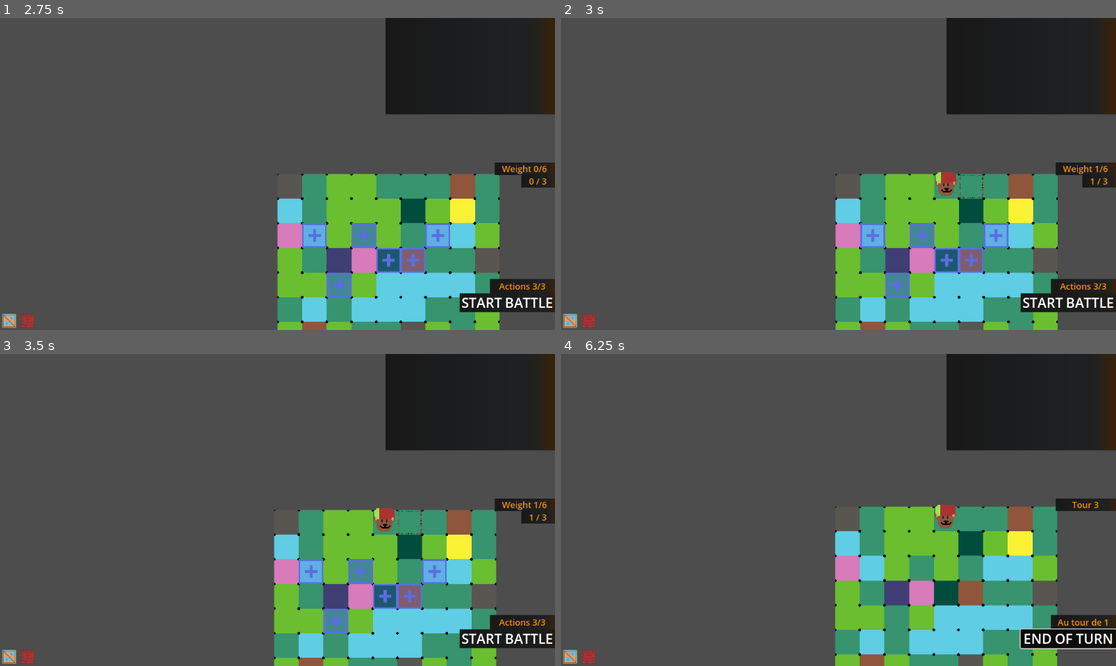
Above: before the commit, frames 1-4 (two rows, left to right).
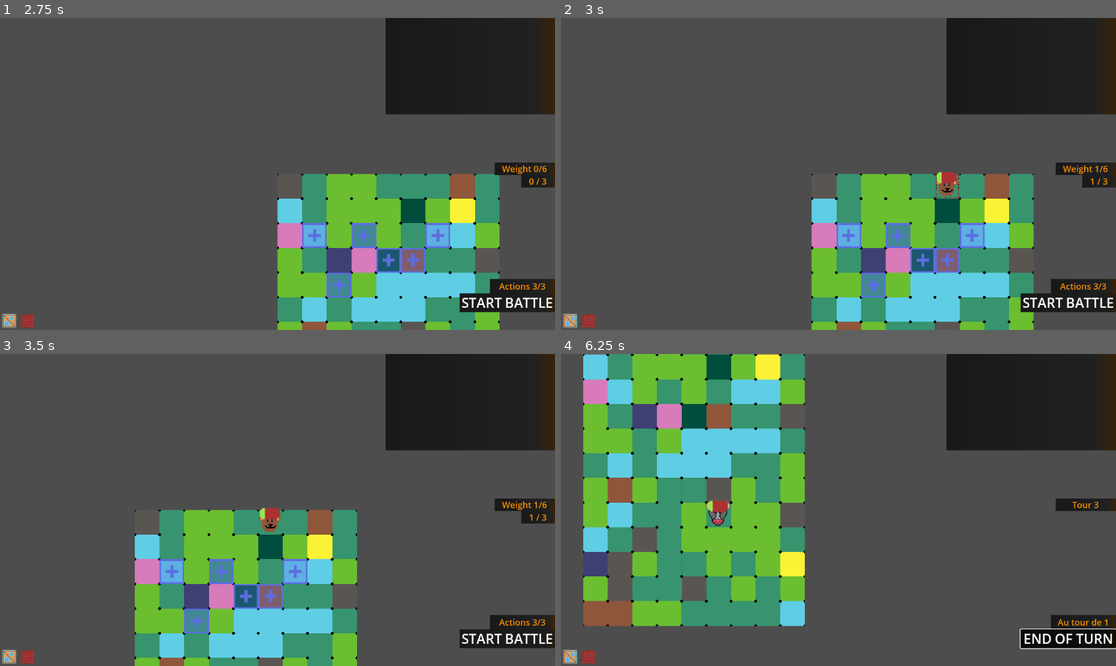
Above: after the commit, the same moments.

Repository: Atio3f/FightOfCities2D
Game: Godot game, scene res://scenes/main_menu.tscn
The game is run twice, just before and just after one commit, with the same random seed, the same clock (stepped at 60 frames per second) and the same inputs.
Inputs (mouse positions are in pixels of both pictures, inside the frame that each line leads up to):
- Up to frame 1 (2.75 s): click (277, 152) at 0.5 s; click (277, 174) at 1.25 s; click (277, 174) at 2 s
- Up to frame 2 (3 s): tap Enter at 2.75 s; move the mouse to (960, 158) at 2.77 s; hold C (right) from 2.78 s (still down); tap Q (action) at 2.85 s
- Up to frame 3 (3.5 s): keep holding C (right)
- Up to frame 4 (6.25 s): release C (right) at 3.5 s; click "START BATTLE" at 3.5 s; click "END OF TURN" at 4.25 s; tap Space at 5 s; move the mouse to (727, 525) at 5.02 s; hold X (down) 5.03-5.78 s; tap B (action2) at 5.1 s; move the mouse to (894, 441) at 5.77 s; hold C (right) from 5.78 s (still down); tap N (action3) at 5.85 s

Frame 1 is identical in both runs. In frame 2, 16% of the frame differs, in the area x 45-90%, y 49-100%; in frame 3, 30%; in frame 4, 52%, in the area x 4-90%, y 0-100%.

Commit message:
Fix camera limit on new game & Fix Delete Btn
Fix des limites de la caméra lors d'une nouvelle partie en appelant fixLimitCamera juste après la génération d'une carte
+ cache le bouton pour supprimer l'unité lorsqu'elle n'appartient pas au joueur

Diff:
--- a/scripts/gameLogic/classes/GameManager.gd
+++ b/scripts/gameLogic/classes/GameManager.gd
@@ -165,6 +165,7 @@
 static func generateMap(length: int, width: int) -> void :
 
 	MapManager.initMap(length, width)
+	if getMainPlayer() != null : getMainPlayer().fixCameraLimit(length, width)	#Update camera limit
 	return
 
 ##Like addTrinket function but activate the obtain effet of the trinket
--- a/scripts/unites/general/interface/interface_unite.gd
+++ b/scripts/unites/general/interface/interface_unite.gd
@@ -26,6 +26,7 @@
 #S'active lorsque le joueur effectue un clic droit sur une unité/bâtiment(visibilite = true),
 #lorsqu'un des boutons des menus est actionné(visibilite -> true) ou que l'entité est désélectionnée (visibilite -> true)
 func apercuMenusUnite(entiteAssociee : Node2D, pointeurJoueurI : pointeurJoueur, visibilite : bool) -> void:
+	unitAssociated = entiteAssociee
 	if(!visibilite) :
 		if(pointeursSurInterface.has(pointeurJoueurI)):
 			pointeursSurInterface.erase(pointeurJoueurI)
@@ -36,8 +37,7 @@
 		if(!pointeursSurInterface.has(pointeurJoueurI)):
 			pointeursSurInterface.append(pointeurJoueurI)
 	conteneurMenus.visible = visibilite
-	%DeleteUnitBtn.visible = (TurnManager.turn == 0)	#Hide the Delete button outside the preparation turn
-	unitAssociated = entiteAssociee
+	%DeleteUnitBtn.visible = (TurnManager.turn == 0 && unitAssociated.player.isGamePlayer)	#Hide the Delete button outside the preparation turn
 
 
 
@@ -83,6 +83,7 @@
 
 ##Delete the unit if used during the preparation turn
 func _on_delete_unit_btn_pressed():
+	if !unitAssociated.player.isGamePlayer : return#Avoid crashes
 	#Add the unit to the player inventory WILL NEED CHANGE IF CHANGE OF addUnitCard
 	unitAssociated.player.addUnitCard(unitAssociated.id)
 	#Add its tile on the placement tiles
